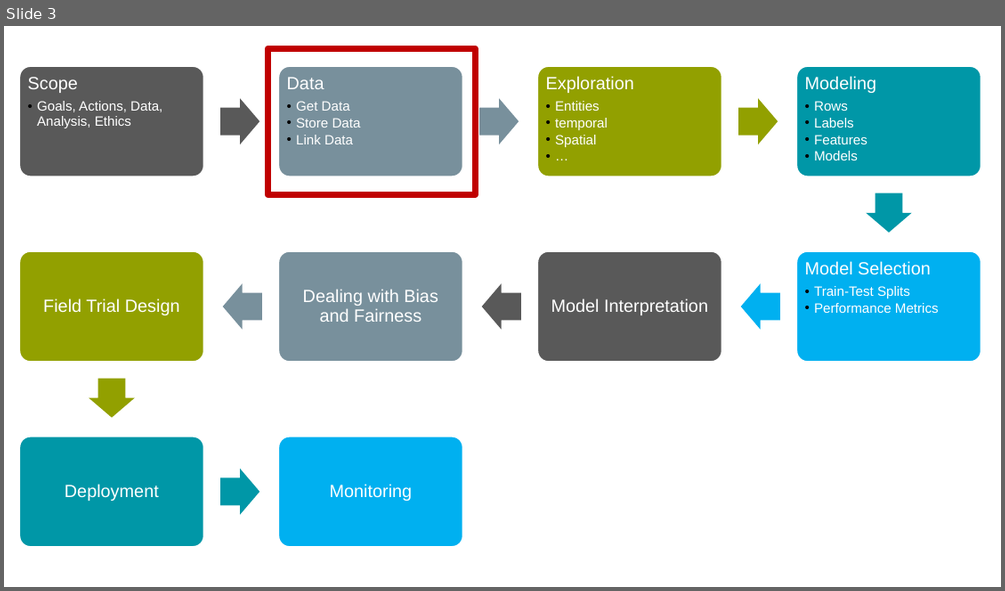
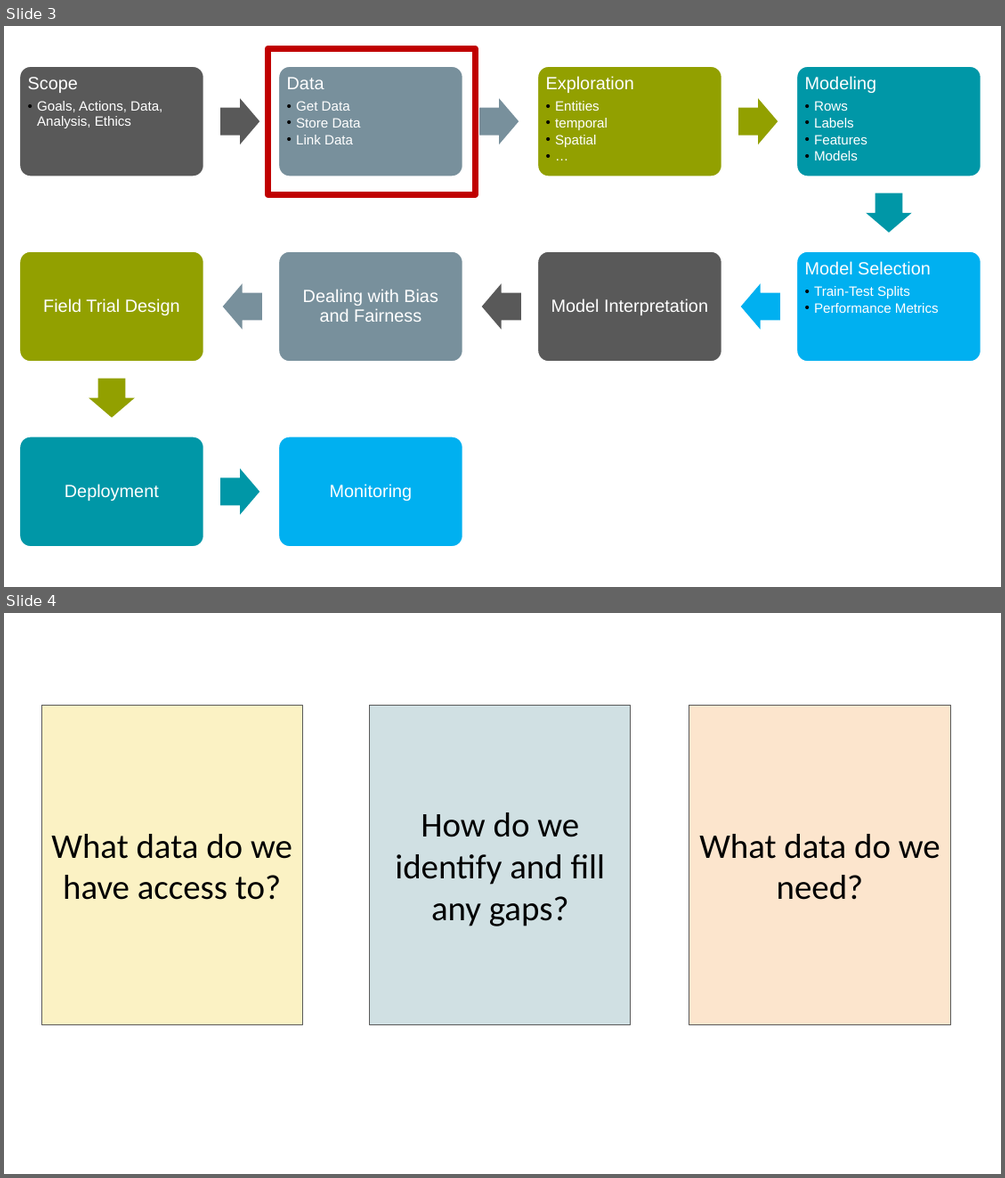
Before and after one commit to dssg/mlforpublicpolicylab, a slide deck: Lectures/04-data.pptx. Shown one above the other, each under a label of ours: slide 3 before the commit, slides 3 and 4 after it. The pictures are 1005x591 and 1005x1178 pixels, drawn with LibreOffice and Linux fonts; fonts in the diff are those of the drawing. Boxes give left, top, right and bottom in pixels: in the first picture for what was removed or moved away, otherwise in the second. Text is boxed around its words. In the diff, an @@ line names an element or a change of style, - is before the commit and + after.

```diff
--- a/Lectures/04-data.pptx
+++ b/Lectures/04-data.pptx
@@ slide 4 added at <box>4,613,1001,1174</box>, background #FFFFFF @@
@@ rectangle added at <box>41,705,302,1025</box>, fill #FBF2C4, outline #595959 0.75 pt, 33.3 pt, text #000000 @@
+What data do we have access to?
@@ rectangle added at <box>370,705,631,1025</box>, fill #D0E0E3, outline #595959 0.75 pt, 33.3 pt, text #000000 @@
+How do we identify and fill any gaps?
@@ rectangle added at <box>689,705,951,1025</box>, fill #FCE5CD, outline #595959 0.75 pt, 33.3 pt, text #000000 @@
+What data do we need?
```
Also in this commit, not shown: 2 slides changed, 11 other slides added.
